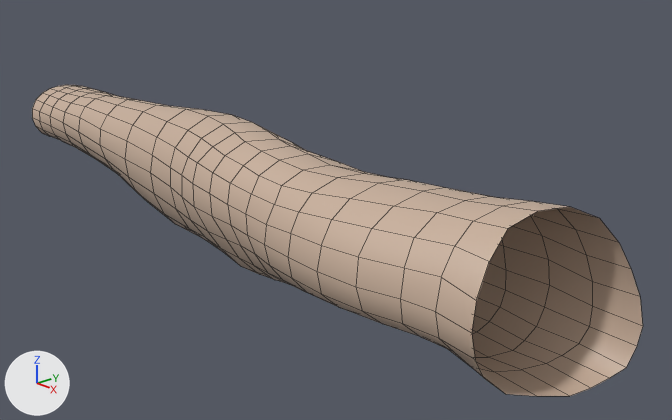
The Blender file blender_models/Arm/arm.blend as it was, and as the next commit left it.
The view is the same before and after, from a camera (50 mm lens) standing at (-0.065, -0.231, 1.499) and looking at (-0.403, 0.07, 1.345). Lighting does not change. The marker at lower left points along +X, +Y and +Z. Mesh edges are drawn as thin lines.

Names of what the first picture shows: 'humonculus-base'.
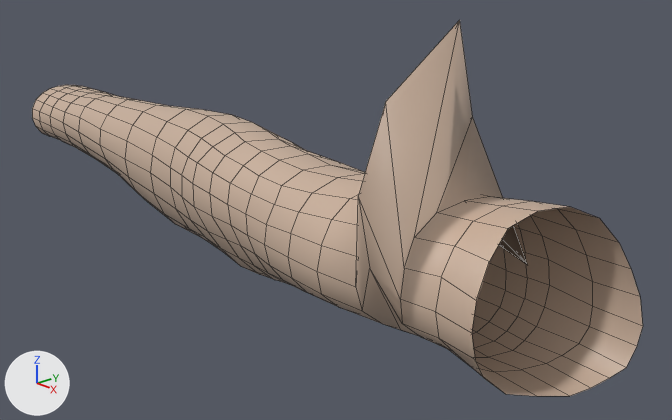
Commit message: Arm model scaling

Where the change shows, as pixel boxes (x1, y1, x2, y2) in the pictures (672 x 420 px):
'humonculus-base', reshaped (21% taller)
    before: (32, 85, 643, 396)
    after: (32, 20, 643, 396)
part 1 of me_humonculus_base, built on
    before: (356, 188, 549, 357)
    after: (356, 20, 549, 357)

Patch to the scene script:
```diff
--- a/blender_models/Arm/arm.blend.py
+++ b/blender_models/Arm/arm.blend.py
@@ me_humonculus_base @@
 # used by ob_humonculus_base; location = (0.0, 0.0, 0.0); rotation_euler = (1.571, 0.0, 0.0), in degrees (90, 0, 0); scale = (0.1, 0.1, 0.1)
-me_humonculus_base.from_pydata(...)  # 420 vertices, 400 faces; spans x -6.55..-2.4, y 13.07..13.86, z -0.92..-0.03
+me_humonculus_base.from_pydata(...)  # 440 vertices, 420 faces; spans x -6.55..-2.4, y 13.07..14.54, z -0.92..0.16
+# me_humonculus_base part 1
+# 20 faces are deleted
+# 20 vertices are added at x -3.17..-2.89, y 13.11..14.54, z -0.88..0.16
+# 40 new faces join them
 me_humonculus_base.materials.append(mat_defaultskin)
```
